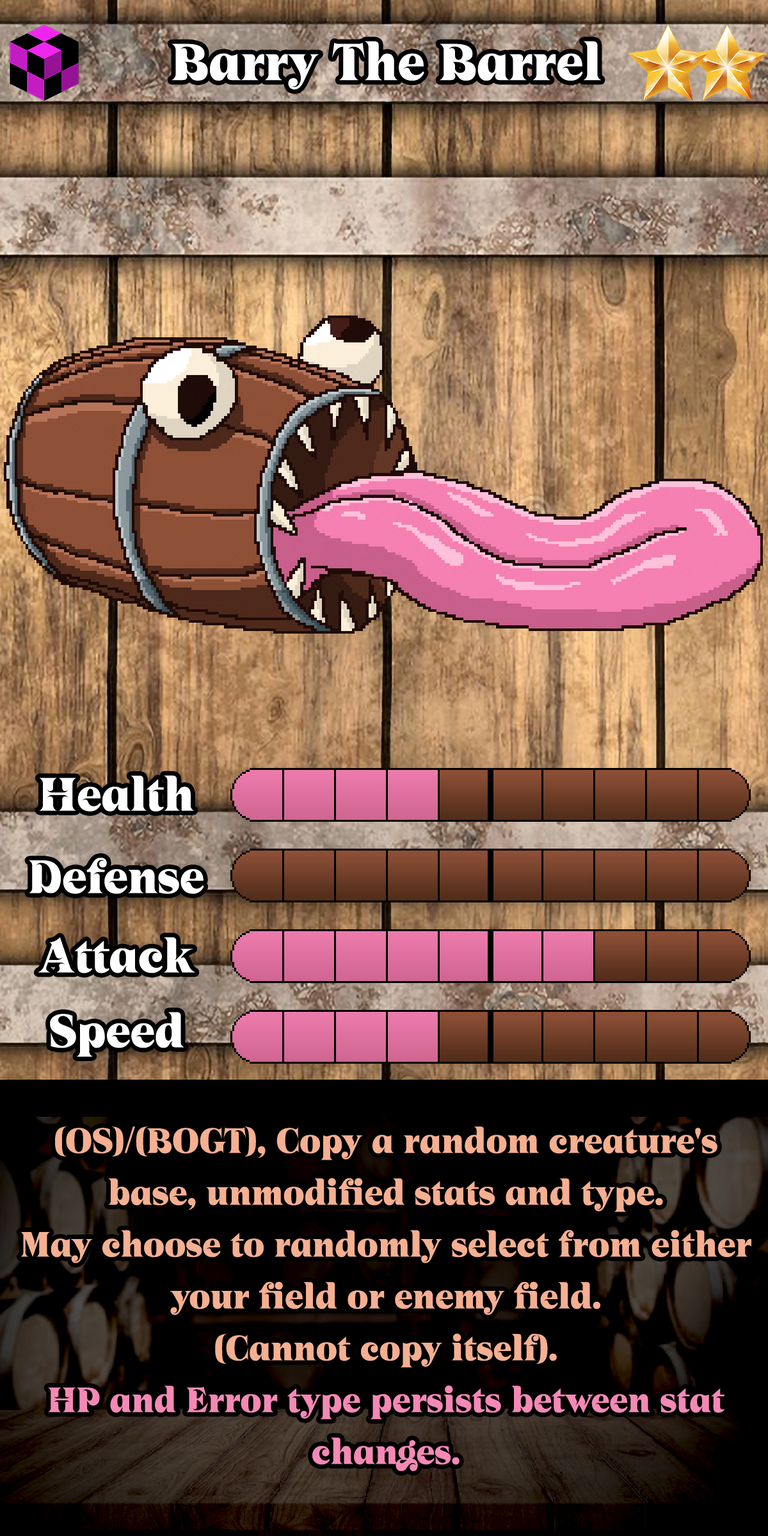
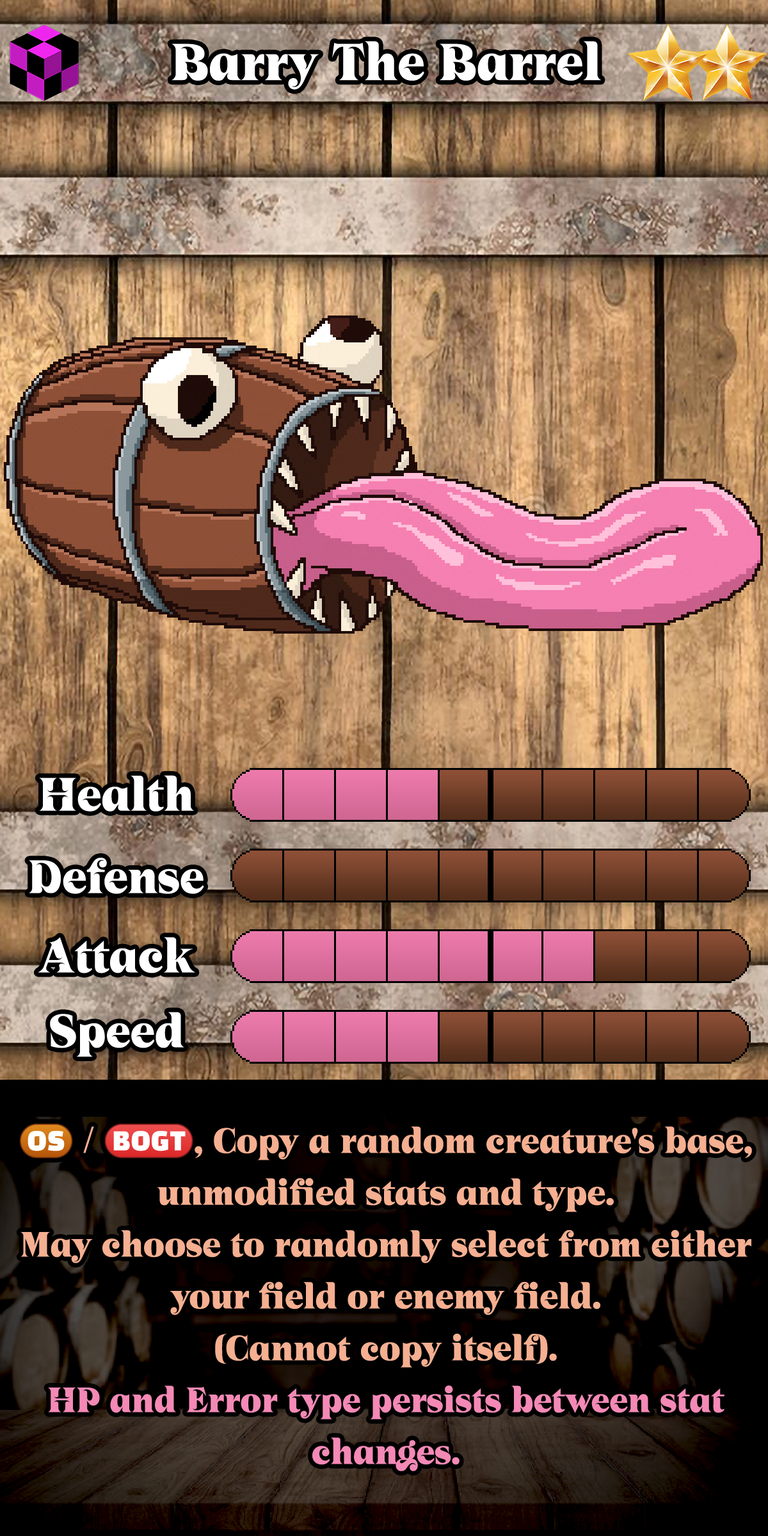
The second 768×1536 image is a revision of the first. Changes to its layers:
painted on "Ability" over <box>19,1123,752,1465</box>
